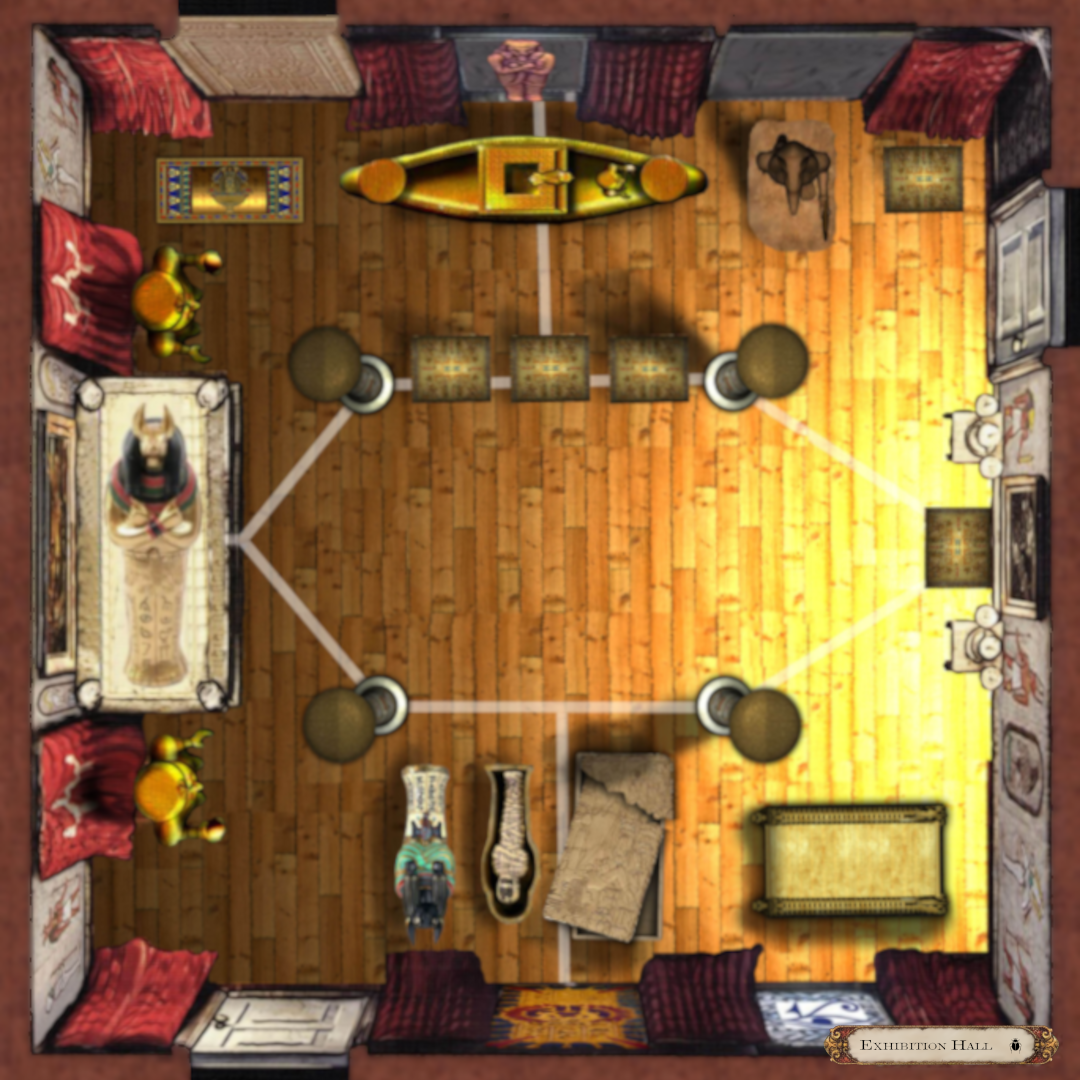
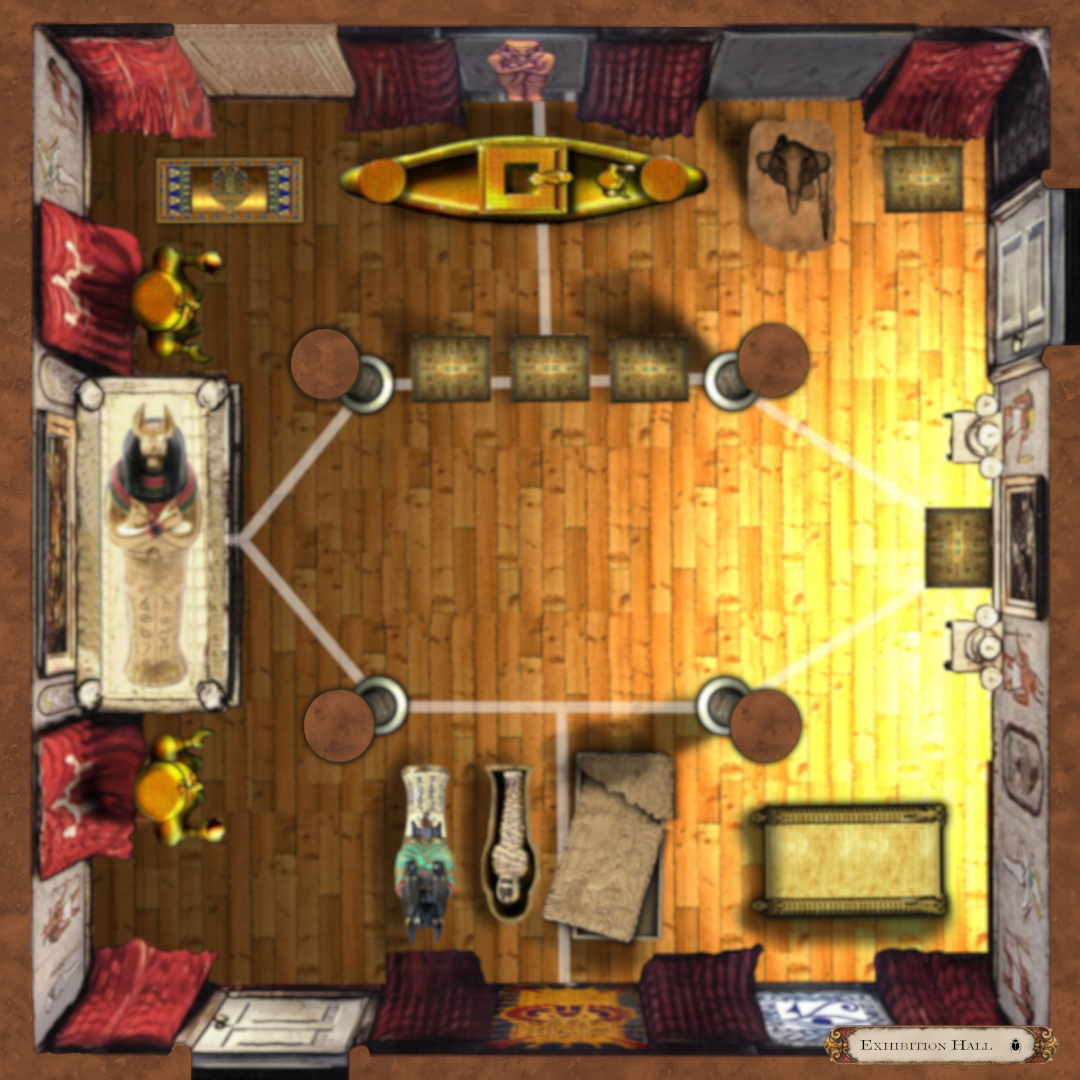
Before/after of a 1080 x 1080 layered artwork. What changed in the layer stack:
moved "Label" above "Pasted Layer #1", painted on it over [823, 1025, 1059, 1065]
removed layer "Exhibition Hall A2.pdf" over [0, 0, 1080, 1080]
renamed "Pasted Layer" to "Pasted Layer #1", painted on it over [0, 0, 1080, 1080]
